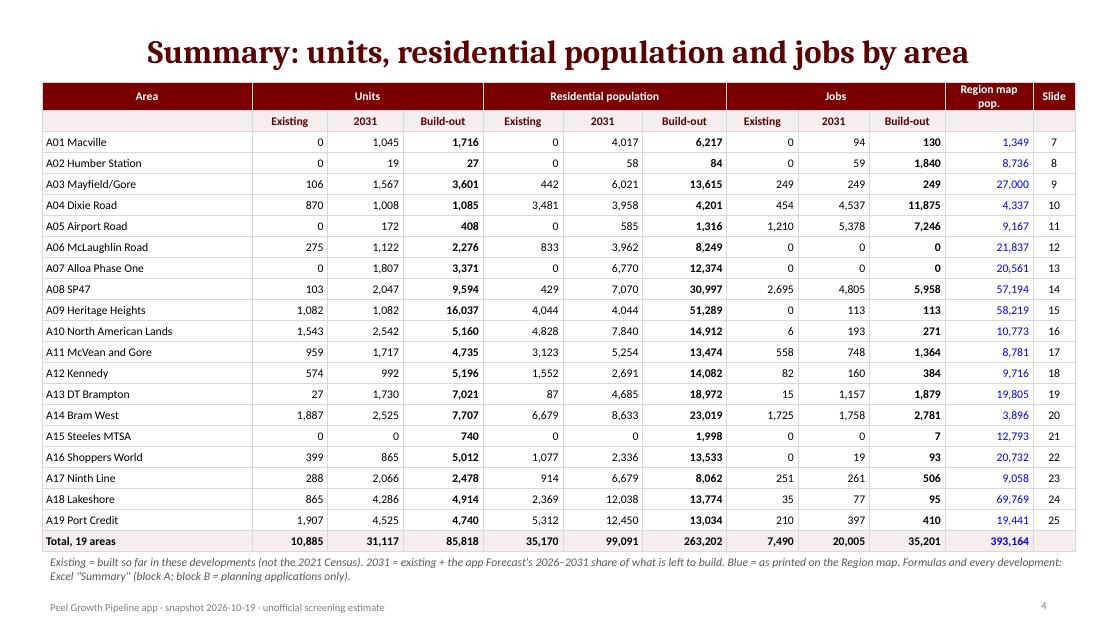
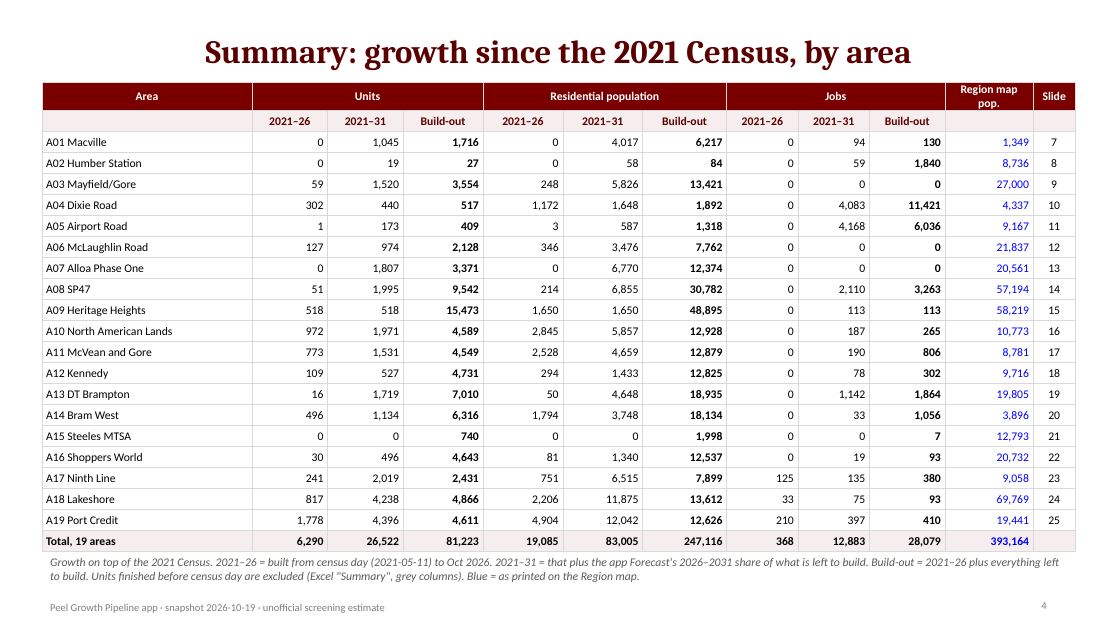
Before and after one commit to jaredacostar-cmd/Fsr-reviewer, a slide deck: slide 4 of deliverables/priority-areas-2031/Priority_Areas_2031_Population_Analysis.pptx. Drawn at 1120x630 pixels with LibreOffice and Linux fonts; fonts in the diff are those of the drawing. Boxes give left, top, right and bottom in pixels: in the first picture for what was removed or moved away, otherwise in the second. Text is boxed around its words. In the diff, an @@ line names an element or a change of style, - is before the commit and + after.

```diff
--- a/deliverables/priority-areas-2031/Priority_Areas_2031_Population_Analysis.pptx
+++ b/deliverables/priority-areas-2031/Priority_Areas_2031_Population_Analysis.pptx
@@ title at (x1=206, y1=40, x2=911, y2=70): text changed @@
-Summary: units, residential population and jobs by area
+Summary: growth since the 2021 Census, by area
@@ table at (x1=42, y1=82, x2=1075, y2=551) @@
-row 2:  | Existing | 2031 | Build-out | Existing | 2031 | Build-out | Existing | 2031 | Build-out |  | 
+row 2:  | 2021–26 | 2021–31 | Build-out | 2021–26 | 2021–31 | Build-out | 2021–26 | 2021–31 | Build-out |  | 
-row 5: A03 Mayfield/Gore | 106 | 1,567 | 3,601 | 442 | 6,021 | 13,615 | 249 | 249 | 249 | 27,000 | 9
+row 5: A03 Mayfield/Gore | 59 | 1,520 | 3,554 | 248 | 5,826 | 13,421 | 0 | 0 | 0 | 27,000 | 9
-row 6: A04 Dixie Road | 870 | 1,008 | 1,085 | 3,481 | 3,958 | 4,201 | 454 | 4,537 | 11,875 | 4,337 | 10
+row 6: A04 Dixie Road | 302 | 440 | 517 | 1,172 | 1,648 | 1,892 | 0 | 4,083 | 11,421 | 4,337 | 10
-row 7: A05 Airport Road | 0 | 172 | 408 | 0 | 585 | 1,316 | 1,210 | 5,378 | 7,246 | 9,167 | 11
+row 7: A05 Airport Road | 1 | 173 | 409 | 3 | 587 | 1,318 | 0 | 4,168 | 6,036 | 9,167 | 11
-row 8: A06 McLaughlin Road | 275 | 1,122 | 2,276 | 833 | 3,962 | 8,249 | 0 | 0 | 0 | 21,837 | 12
+row 8: A06 McLaughlin Road | 127 | 974 | 2,128 | 346 | 3,476 | 7,762 | 0 | 0 | 0 | 21,837 | 12
-row 10: A08 SP47 | 103 | 2,047 | 9,594 | 429 | 7,070 | 30,997 | 2,695 | 4,805 | 5,958 | 57,194 | 14
+row 10: A08 SP47 | 51 | 1,995 | 9,542 | 214 | 6,855 | 30,782 | 0 | 2,110 | 3,263 | 57,194 | 14
-row 11: A09 Heritage Heights | 1,082 | 1,082 | 16,037 | 4,044 | 4,044 | 51,289 | 0 | 113 | 113 | 58,219 | 15
+row 11: A09 Heritage Heights | 518 | 518 | 15,473 | 1,650 | 1,650 | 48,895 | 0 | 113 | 113 | 58,219 | 15
-row 12: A10 North American Lands | 1,543 | 2,542 | 5,160 | 4,828 | 7,840 | 14,912 | 6 | 193 | 271 | 10,773 | 16
+row 12: A10 North American Lands | 972 | 1,971 | 4,589 | 2,845 | 5,857 | 12,928 | 0 | 187 | 265 | 10,773 | 16
-row 13: A11 McVean and Gore | 959 | 1,717 | 4,735 | 3,123 | 5,254 | 13,474 | 558 | 748 | 1,364 | 8,781 | 17
+row 13: A11 McVean and Gore | 773 | 1,531 | 4,549 | 2,528 | 4,659 | 12,879 | 0 | 190 | 806 | 8,781 | 17
-row 14: A12 Kennedy | 574 | 992 | 5,196 | 1,552 | 2,691 | 14,082 | 82 | 160 | 384 | 9,716 | 18
+row 14: A12 Kennedy | 109 | 527 | 4,731 | 294 | 1,433 | 12,825 | 0 | 78 | 302 | 9,716 | 18
-row 15: A13 DT Brampton | 27 | 1,730 | 7,021 | 87 | 4,685 | 18,972 | 15 | 1,157 | 1,879 | 19,805 | 19
+row 15: A13 DT Brampton | 16 | 1,719 | 7,010 | 50 | 4,648 | 18,935 | 0 | 1,142 | 1,864 | 19,805 | 19
-row 16: A14 Bram West | 1,887 | 2,525 | 7,707 | 6,679 | 8,633 | 23,019 | 1,725 | 1,758 | 2,781 | 3,896 | 20
+row 16: A14 Bram West | 496 | 1,134 | 6,316 | 1,794 | 3,748 | 18,134 | 0 | 33 | 1,056 | 3,896 | 20
-row 18: A16 Shoppers World | 399 | 865 | 5,012 | 1,077 | 2,336 | 13,533 | 0 | 19 | 93 | 20,732 | 22
+row 18: A16 Shoppers World | 30 | 496 | 4,643 | 81 | 1,340 | 12,537 | 0 | 19 | 93 | 20,732 | 22
-row 19: A17 Ninth Line | 288 | 2,066 | 2,478 | 914 | 6,679 | 8,062 | 251 | 261 | 506 | 9,058 | 23
+row 19: A17 Ninth Line | 241 | 2,019 | 2,431 | 751 | 6,515 | 7,899 | 125 | 135 | 380 | 9,058 | 23
-row 20: A18 Lakeshore | 865 | 4,286 | 4,914 | 2,369 | 12,038 | 13,774 | 35 | 77 | 95 | 69,769 | 24
+row 20: A18 Lakeshore | 817 | 4,238 | 4,866 | 2,206 | 11,875 | 13,612 | 33 | 75 | 93 | 69,769 | 24
-row 21: A19 Port Credit | 1,907 | 4,525 | 4,740 | 5,312 | 12,450 | 13,034 | 210 | 397 | 410 | 19,441 | 25
+row 21: A19 Port Credit | 1,778 | 4,396 | 4,611 | 4,904 | 12,042 | 12,626 | 210 | 397 | 410 | 19,441 | 25
-row 22: Total, 19 areas | 10,885 | 31,117 | 85,818 | 35,170 | 99,091 | 263,202 | 7,490 | 20,005 | 35,201 | 393,164 | 
+row 22: Total, 19 areas | 6,290 | 26,522 | 81,223 | 19,085 | 83,005 | 247,116 | 368 | 12,883 | 28,079 | 393,164 | 
@@ text at (x1=50, y1=557, x2=1059, y2=582): text changed @@
-Existing = built so far in these developments (not the 2021 Census). 2031 = existing + the app Forecast's 2026–2031 share of what is left to build. Blue = as printed on the Region map. Formulas and every development: Excel "Summary" (block A; block B = planning applications only).
+Growth on top of the 2021 Census. 2021–26 = built from census day (2021-05-11) to Oct 2026. 2021–31 = that plus the app Forecast's 2026–2031 share of what is left to build. Build-out = 2021–26 plus everything left to build. Units finished before census day are excluded (Excel "Summary", grey columns). Blue = as printed on the Region map.
```
Also in this commit, not shown: 23 other slides changed, 28 other files.
